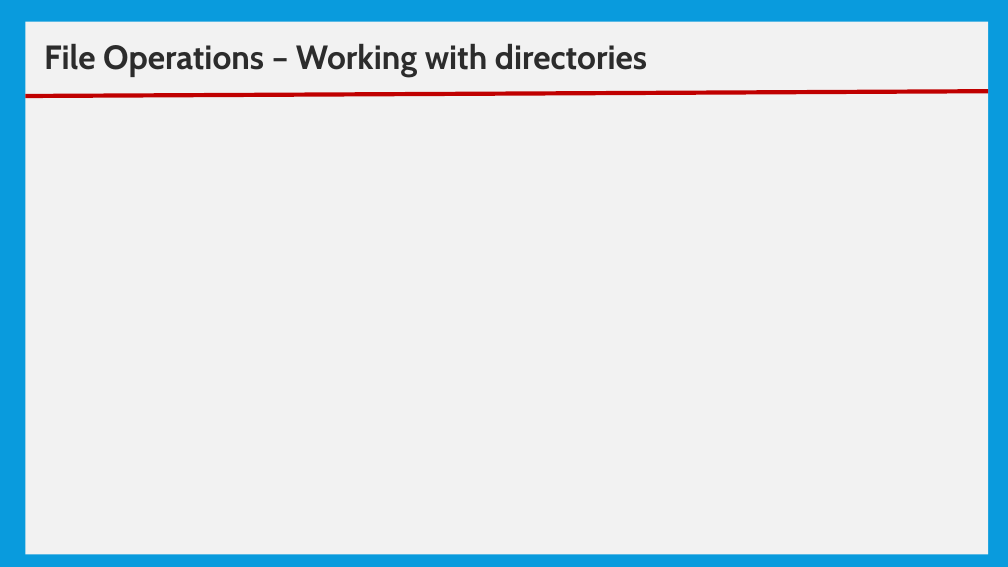
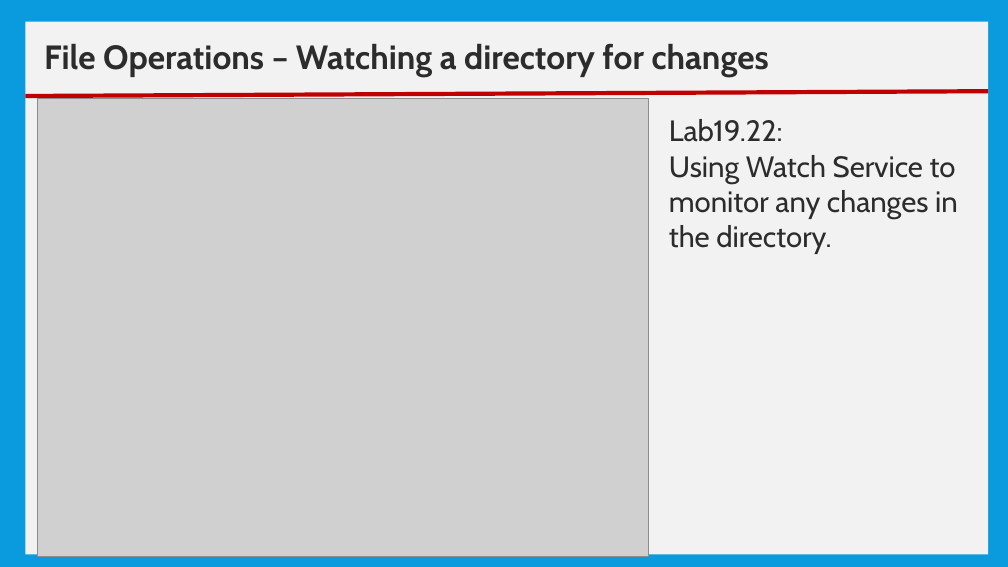
Before and after one commit to nmsgit1234/TechnicalDocs, a slide deck: slide 54 of training/core_java/10_Basic IO.pptx. Drawn at 1008x567 pixels with LibreOffice and Linux fonts; fonts in the diff are those of the drawing; grey boxes stand for pictures. Boxes give left, top, right and bottom in pixels: in the first picture for what was removed or moved away, otherwise in the second. Text is boxed around its words. In the diff, an @@ line names an element or a change of style, - is before the commit and + after.

```diff
--- a/training/core_java/10_Basic IO.pptx
+++ b/training/core_java/10_Basic IO.pptx
@@ text at [44,44,769,77]: text changed @@
-File Operations – Working with directories
+File Operations – Watching a directory for changes
@@ picture added at [38,98,648,556] @@
@@ text added at [669,119,958,254], 28 pt, text #2C2C2C @@
+Lab19.22:
+Using Watch Service to monitor any changes in the directory.
```
Also in this commit, not shown: 1 other slide changed, 7 slides removed, 31 other files.
